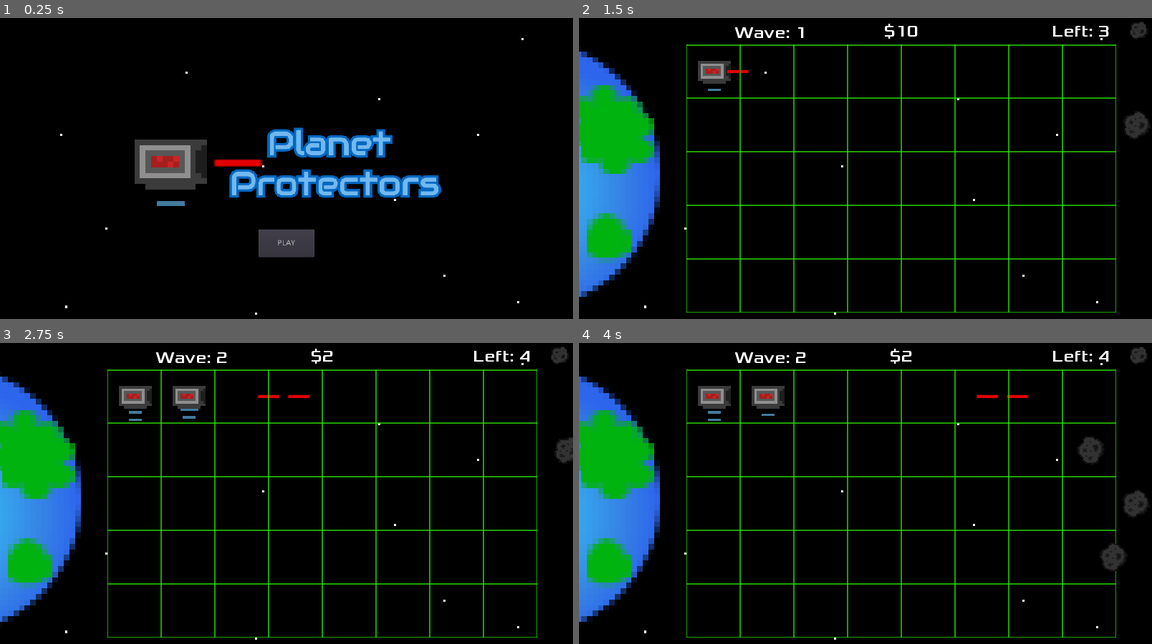
Above: before the commit, frames 1-4 (two rows, left to right).
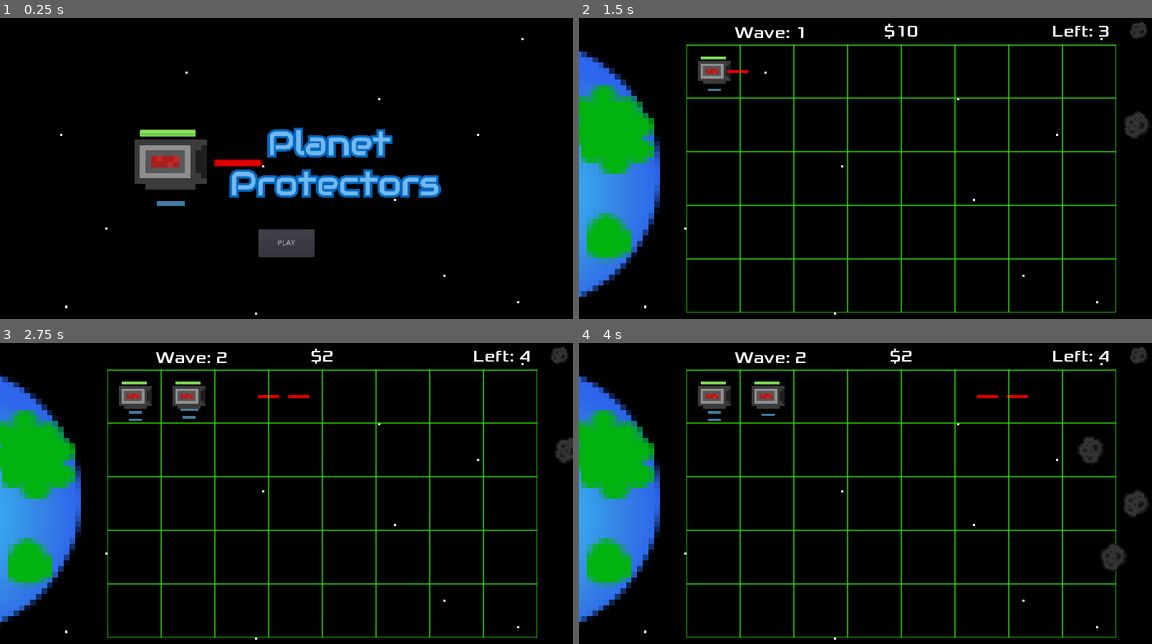
Above: after the commit, the same moments.

Repository: EthanMHolland/PlanetProtectors
Game: Godot game, scene res://src/TitleScreen.tscn
Two runs of this game, one before a commit and one after it. Both use one fixed random seed, a clock stepped at 60 frames per second and the inputs below.
Inputs (mouse positions are in pixels of both pictures, inside the frame that each line leads up to):
- Up to frame 1 (0.25 s): no input
- Up to frame 2 (1.5 s): click "PLAY" at 0.5 s; move the mouse to (710, 72) at 1.27 s; tap 0 (add_funds) at 1.35 s; click (710, 72) at 1.42 s
- Up to frame 3 (2.75 s): move the mouse to (189, 397) at 2.02 s; tap = (increase_wave) at 2.1 s; click (189, 397) at 2.17 s
- Up to frame 4 (4 s): move the mouse to (819, 397) at 2.77 s; click (819, 397) at 2.85 s; move the mouse to (876, 397) at 3.52 s; tap - (stop_asteroid_spawning) at 3.6 s; click (876, 397) at 3.67 s

The runs differ from the first frame. In frame 1, 0.2% of the frame differs, in the area x 24-35%, y 37-40%; in frame 2, less than 0.1%; in frame 3, less than 0.1%; in frame 4, less than 0.1%.

Commit message:
Add Tower Health Bar

Diff:
--- a/project/src/LaserTower.gd
+++ b/project/src/LaserTower.gd
@@ -3,6 +3,10 @@
 signal tower_destroyed
 
 const LASER = preload("Laser.tscn")
+
+var _bar_red = preload("res://assets/barHorizontal_red.png")
+var _bar_green = preload("res://assets/barHorizontal_green.png")
+var _bar_yellow = preload("res://assets/barHorizontal_yellow.png")
 
 var _health := 3
 var _shots_left := 15
@@ -13,10 +17,11 @@
 
 
 func _process(_delta):
+	_check_health()
 #deletes tower if health is 0 or below
-	if _health <= 0:
-		emit_signal("tower_destroyed")
-		queue_free()
+#	if _health <= 0:
+#		emit_signal("tower_destroyed")
+#		queue_free()
 
 #deletes tower if amount of shots left is 0 or below
 	if _shots_left <= 0:
@@ -43,3 +48,17 @@
 func _on_LaserTower_area_entered(area):
 	if area.is_in_group("Asteroid"):
 		_health -= 1
+
+
+func _check_health():
+	if _health == 3:
+		$HealthBar.value = 3
+	elif _health == 2:
+		$HealthBar.value = 2
+		$HealthBar.texture_progress = _bar_yellow
+	elif _health == 1:
+		$HealthBar.value = 1
+		$HealthBar.texture_progress = _bar_red
+	elif _health == 0:
+		$HealthBar.value == 0
+		queue_free()
--- a/project/src/LaserTower.tscn
+++ b/project/src/LaserTower.tscn
@@ -1,8 +1,9 @@
-[gd_scene load_steps=9 format=2]
+[gd_scene load_steps=10 format=2]
 
 [ext_resource path="res://assets/towers/tower_idling.png" type="Texture" id=1]
 [ext_resource path="res://src/LaserTower.gd" type="Script" id=2]
 [ext_resource path="res://assets/sounds/laser_shoot.wav" type="AudioStream" id=3]
+[ext_resource path="res://assets/barHorizontal_green.png" type="Texture" id=4]
 
 [sub_resource type="AtlasTexture" id=1]
 atlas = ExtResource( 1 )
@@ -56,5 +57,18 @@
 [node name="LaserShootSound" type="AudioStreamPlayer2D" parent="."]
 stream = ExtResource( 3 )
 volume_db = -40.0
+
+[node name="HealthBar" type="TextureProgress" parent="."]
+margin_left = -4.97276
+margin_top = -5.98975
+margin_right = 195.027
+margin_bottom = 20.0102
+rect_scale = Vector2( 0.05, 0.05 )
+max_value = 3.0
+value = 3.0
+texture_progress = ExtResource( 4 )
+__meta__ = {
+"_edit_use_anchors_": false
+}
 [connection signal="area_entered" from="." to="." method="_on_LaserTower_area_entered"]
 [connection signal="timeout" from="ShootTimer" to="." method="_on_ShootTimer_timeout"]
Binary file added: project/assets/barHorizontal_green.png
Not shown, added: project/assets/barHorizontal_green.png.import
Binary file added: project/assets/barHorizontal_red.png
Not shown, added: project/assets/barHorizontal_red.png.import
Binary file added: project/assets/barHorizontal_yellow.png
Not shown, added: project/assets/barHorizontal_yellow.png.import
